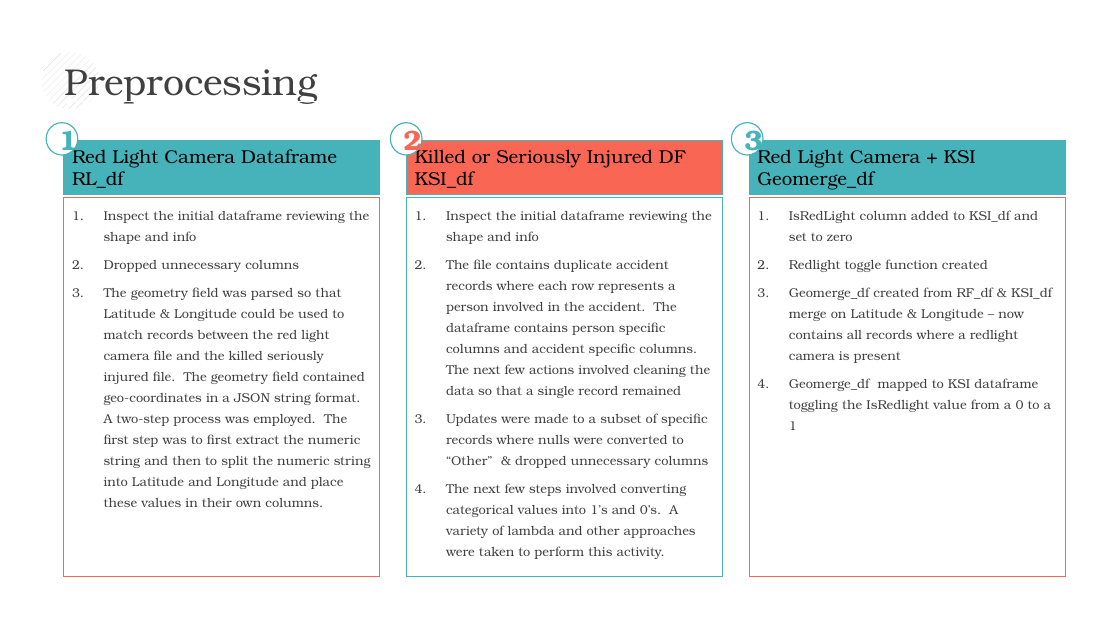
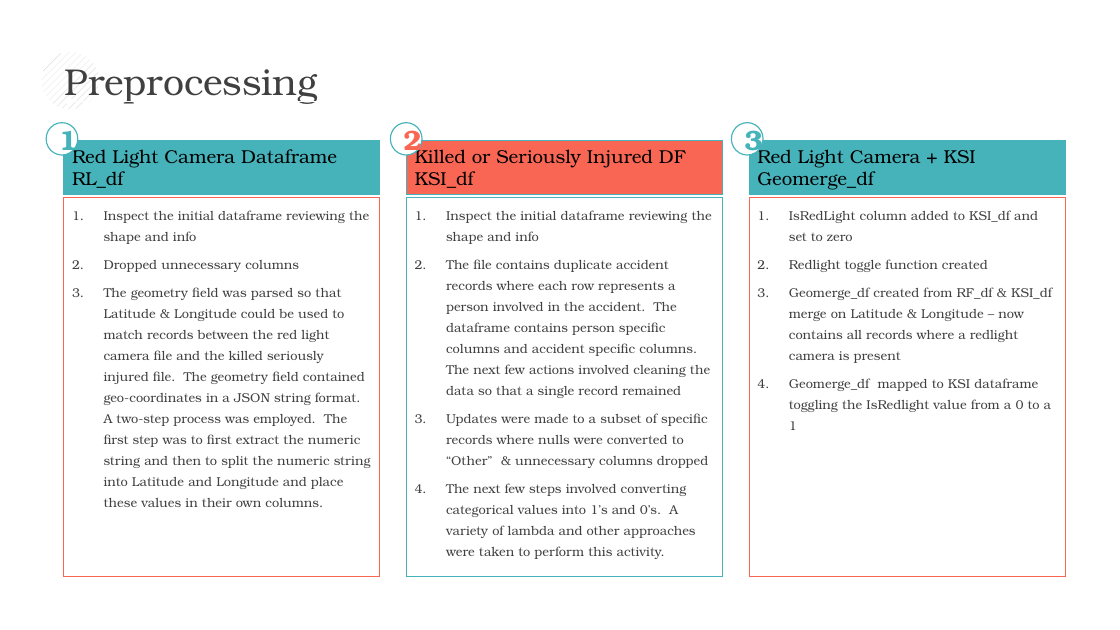
Before and after one commit to barharding/Crash-Detectives, a slide deck: slide 1 of ML Notebooks/ML_Steps_and_Outcomes_v1.pptx. Drawn at 1120x630 pixels with LibreOffice and Linux fonts; fonts in the diff are those of the drawing. Boxes give left, top, right and bottom in pixels: in the first picture for what was removed or moved away, otherwise in the second. Text is boxed around its words. In the diff, an @@ line names an element or a change of style, - is before the commit and + after.

```diff
--- a/ML Notebooks/ML_Steps_and_Outcomes_v1.pptx
+++ b/ML Notebooks/ML_Steps_and_Outcomes_v1.pptx
@@ text in rectangle at (x1=446, y1=413, x2=708, y2=468): text changed @@
-3. Updates were made to a subset of specific records where nulls were converted to “Other” & dropped unnecessary columns
+3. Updates were made to a subset of specific records where nulls were converted to “Other” & unnecessary columns dropped
```
Also in this commit, not shown: 5 other slides changed, 3 slides added, 2 other files.
